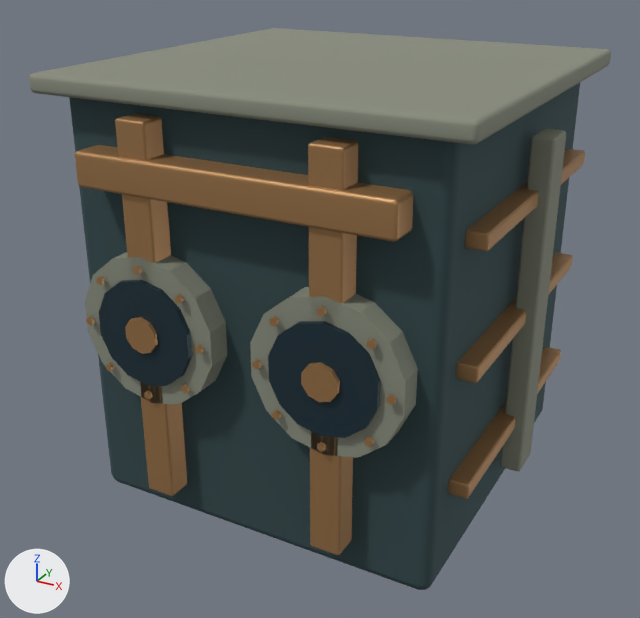
What one commit did to the glTF model godot/campaign/art/structures/pump-top-0.glb.
One viewpoint serves both versions: a 50 mm lens placed at (0.909, -1.763, 1.274), pointed at (-0.03, -0.056, 0.421). Arrows for +X, +Y and +Z are at lower left; the lights stay in place. The picture after the commit comes second. Where no turn or scale is listed for an object, it has been applied to the vertices. Vertices at exactly the same position are counted once.

Names of what the first picture shows: 'pump_0', 'pump_1', 'pump_2', 'pump_3'.
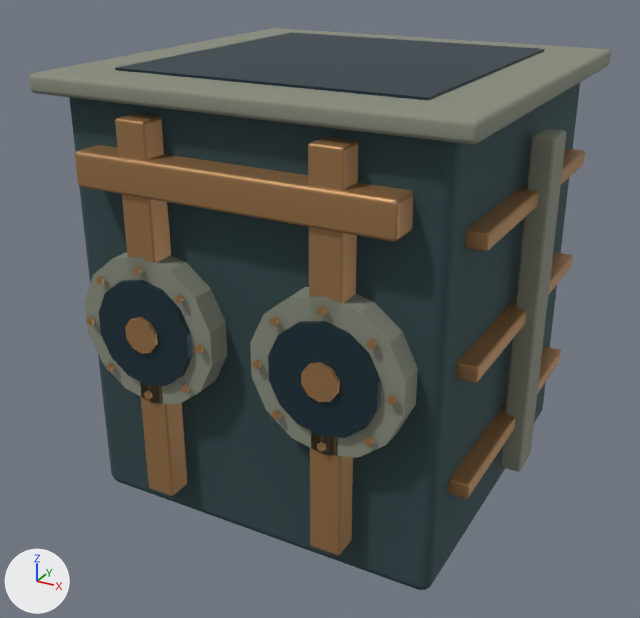
What differs and where, as boxes [x1, y1, x2, y2] in the pictures (640 x 618 px):
'pump_2', reshaped: before [99, 280, 381, 438]; after [99, 32, 545, 438]
part 1 of me_cylinder_001, added: after [115, 32, 545, 100]

The change in detail:
me_cylinder_001 is used by ob_pump_2; location (0.0, 0.0, 0.0).
me_cylinder_001 had 112 vertices, 208 faces and spanned x -0.325..0.325, y -0.487..0.487, z 0.372..0.608.
me_cylinder_001 now has 120 vertices, 220 faces and spans x -0.34..0.34, y -0.487..0.487, z 0.0..1.0.
me_cylinder_001 part 1: a new loose piece, a box spanning x -0.34..0.34, y -0.35..0.35, z 0.0..1.0, in mat_pump_2 (dark blue #293f4a).
